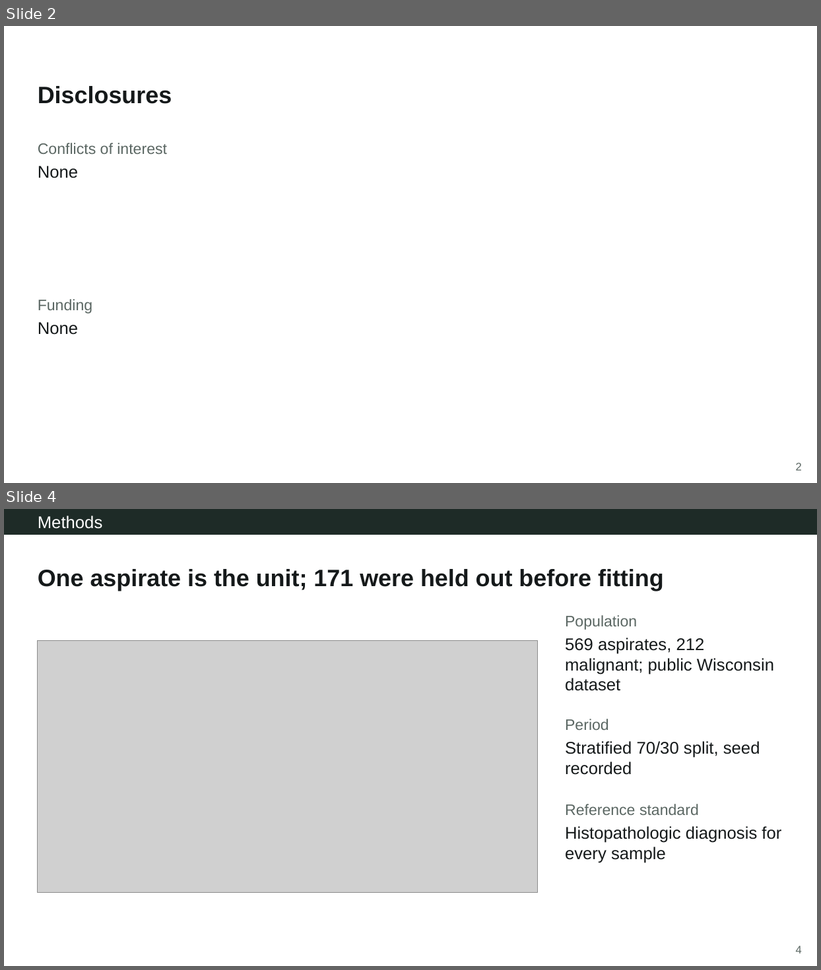
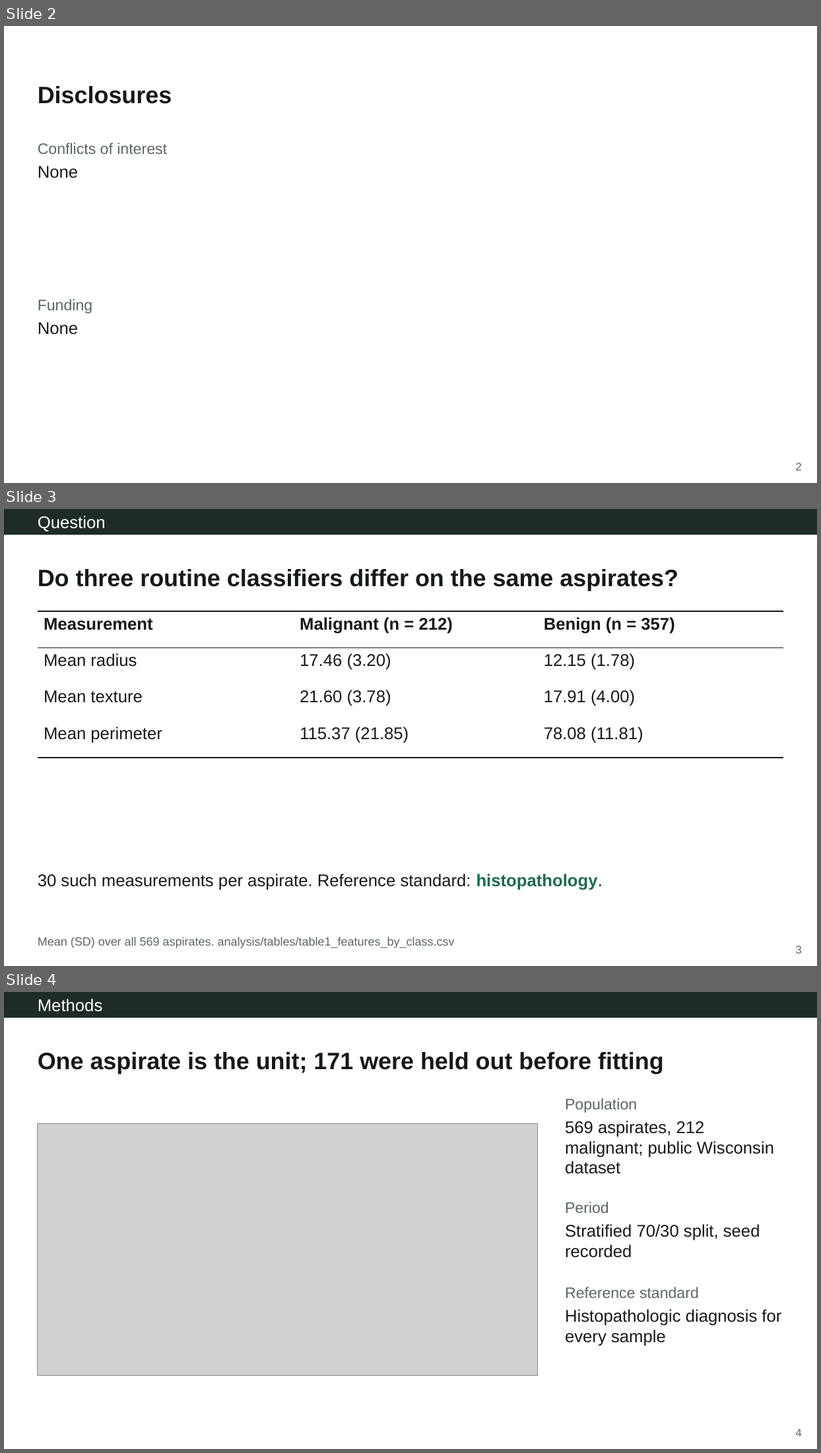
Before and after one commit to Aperivue/medsci-skills, a slide deck: demo/01_wisconsin_bc/presentation/demo1_wisconsin_bc.pptx. Shown one above the other, each under a label of ours: slides 2 and 4 before the commit, slides 2, 3 and 4 after it; the slides between them are not shown. The pictures are 821x970 and 821x1453 pixels, drawn with LibreOffice and Linux fonts; fonts in the diff are those of the drawing; grey boxes stand for pictures. Boxes give left, top, right and bottom in pixels: in the first picture for what was removed or moved away, otherwise in the second. Text is boxed around its words. In the diff, an @@ line names an element or a change of style, - is before the commit and + after.

```diff
--- a/demo/01_wisconsin_bc/presentation/demo1_wisconsin_bc.pptx
+++ b/demo/01_wisconsin_bc/presentation/demo1_wisconsin_bc.pptx
@@ slide 3 added at [4, 509, 817, 966], background #FFFFFF; not listed: 1 template element that a slide beside it also shows @@
@@ text added at [4, 509, 817, 535], fill #1E2B27, 20 pt, text #FFFFFF @@
+Question
@@ title added at [38, 569, 679, 591], 28 pt, text #15191A, bold @@
+Do three routine classifiers differ on the same aspirates?
@@ table added at [38, 611, 783, 758], 4 rows, 3 columns @@
+Measurement | Malignant (n = 212) | Benign (n = 357)
+Mean radius | 17.46 (3.20) | 12.15 (1.78)
+Mean texture | 21.60 (3.78) | 17.91 (4.00)
+Mean perimeter | 115.37 (21.85) | 78.08 (11.81)
@@ text added at [38, 874, 603, 890], 20 pt, text #15191A @@
+30 such measurements per aspirate. Reference standard: histopathology.
@@ text added at [38, 937, 455, 949], 14 pt, text #5B6763 @@
+Mean (SD) over all 569 aspirates. analysis/tables/table1_features_by_class.csv
```
Also in this commit, not shown: 2 slides changed, 1 slide removed, 8 other files.
